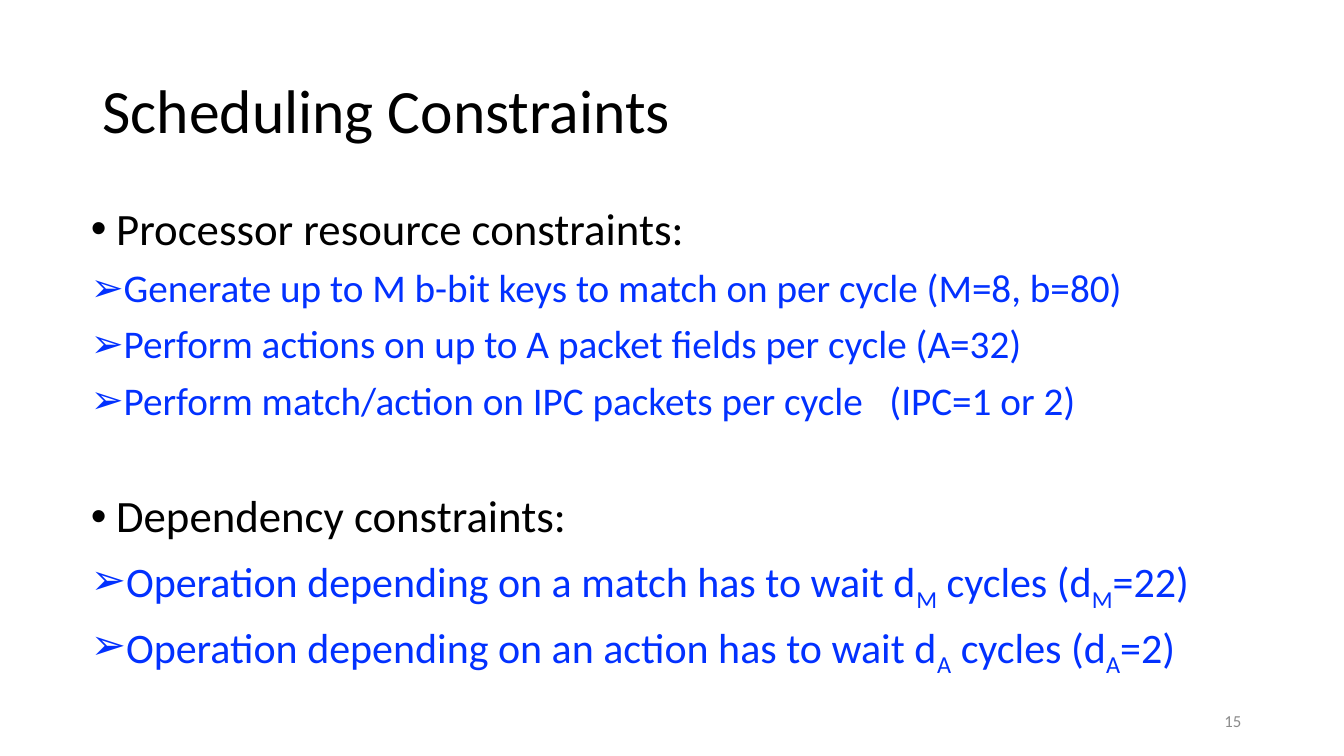
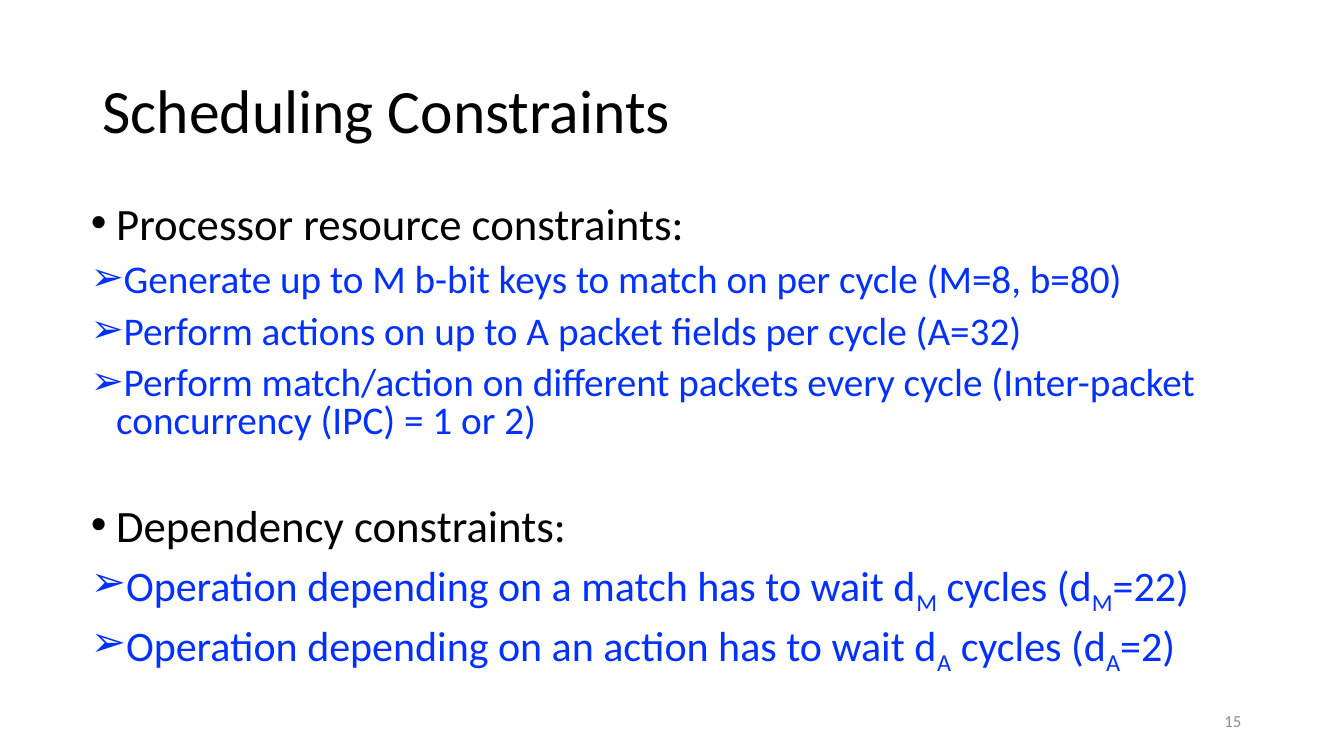
Before and after one commit to anirudhSK/drmt_talk, a slide deck: slide 15 of drmt.pptx. Drawn at 1344x756 pixels with LibreOffice and Linux fonts; fonts in the diff are those of the drawing. Boxes give left, top, right and bottom in pixels: in the first picture for what was removed or moved away, otherwise in the second. Text is boxed around its words. In the diff, an @@ line names an element or a change of style, - is before the commit and + after.

```diff
--- a/drmt.pptx
+++ b/drmt.pptx
@@ text at (x1=116, y1=209, x2=1189, y2=669): line spacing 0.9 to 0.8 @@
@@ text at (x1=116, y1=367, x2=1194, y2=441): text changed @@
-  ➢ Perform match/action on IPC packets per cycle (IPC=1 or 2)
+  ➢ Perform match/action on different packets every cycle (Inter-packet concurrency (IPC) = 1 or 2)
```
Also in this commit, not shown: 2 other slides changed, 1 slide added.
